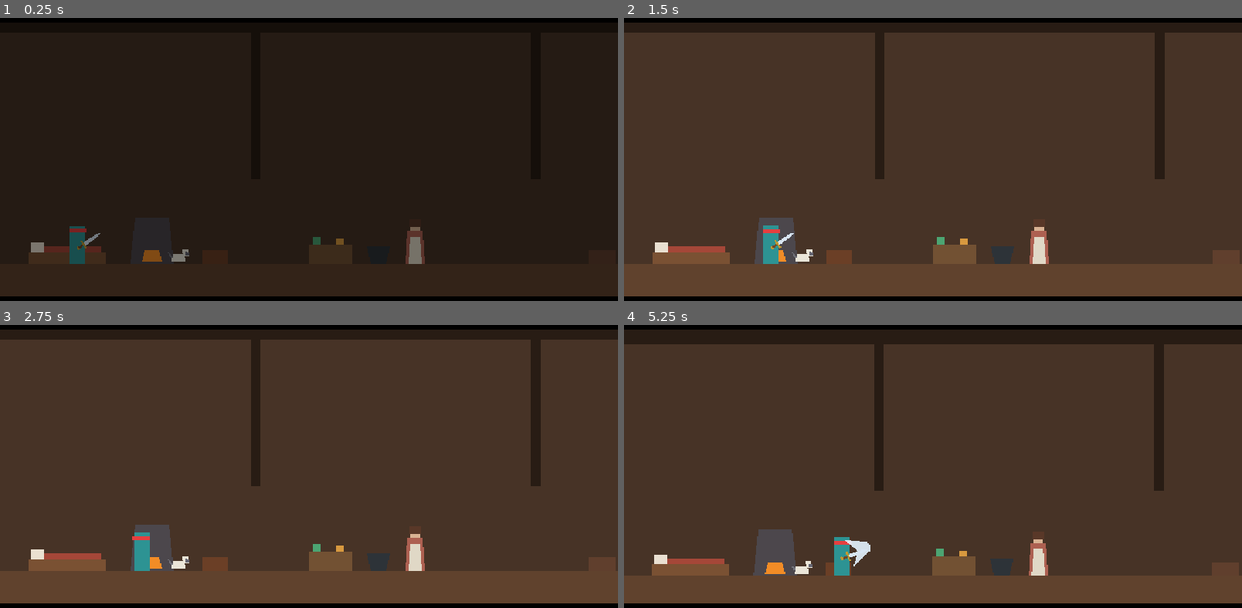
Above: before the commit, frames 1-4 (two rows, left to right).
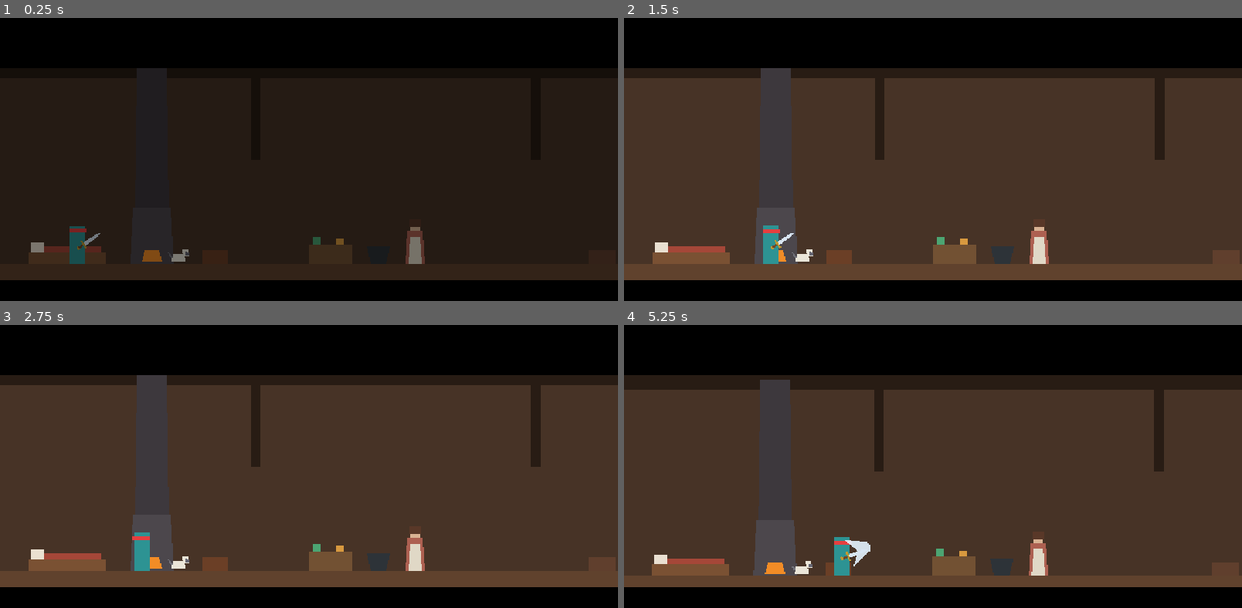
Above: after the commit, the same moments.

Repository: Theadrill/Godot-Roguelike-Prototype
Game: Godot game, scene res://src/world/hub/family_house.tscn
The game is run twice, just before and just after one commit, with the same random seed, the same clock (stepped at 60 frames per second) and the same inputs.
Inputs (mouse positions are in pixels of both pictures, inside the frame that each line leads up to):
- Up to frame 1 (0.25 s): no input
- Up to frame 2 (1.5 s): tap Enter (ui_accept) at 0.5 s; move the mouse to (1068, 142) at 0.52 s; press the mouse at (1068, 142) at 0.53 s; hold D (move_right) from 0.53 s (still down); tap Space (jump) at 0.77 s; move the mouse to (809, 176) at 1.27 s; release the mouse at (809, 176) at 1.28 s; right-click (809, 176) at 1.35 s
- Up to frame 3 (2.75 s): tap Space (jump) at 1.52 s; move the mouse to (370, 390) at 2.02 s; release D (move_right) at 2.03 s; hold A (move_left) from 2.03 s (still down); tap Q (heal) at 2.1 s
- Up to frame 4 (5.25 s): move the mouse to (902, 537) at 2.77 s; release A (move_left) at 2.78 s; hold D (move_right) 2.78-4.28 s; tap Keypad 2 (look_down) at 2.85 s; click (902, 537) at 2.92 s; tap Space (jump) at 3.02, 3.77, 4.52 s; move the mouse to (1118, 520) at 3.52 s; tap Keypad 4 (look_left) at 3.6 s; move the mouse to (747, 415) at 4.27 s; hold A (move_left) 4.28-5.03 s; tap Keypad 6 (look_right) at 4.35 s; move the mouse to (963, 466) at 5.02 s; hold D (move_right) from 5.03 s (still down); tap Keypad 8 (look_up) at 5.1 s; click (963, 466) at 5.17 s

The runs differ from the first frame. In frame 1, 18% of the frame differs, in the area x 0-100%, y 5-99%; in frame 2, 26%; in frame 3, 26%; in frame 4, 27%, in the area x 0-100%, y 1-99%.

Commit message:
feat(hub): rebaixa o teto da cabana e amplia barras pretas para enquadramento intimo

Diff:
--- a/src/world/hub/family_house.tscn
+++ b/src/world/hub/family_house.tscn
@@ -33,7 +33,7 @@
 shape = SubResource("RectangleShape2D_ground")
 
 [node name="Ceiling_Col" type="CollisionShape2D" parent="Environment"]
-position = Vector2(430, 24)
+position = Vector2(430, 60)
 shape = SubResource("RectangleShape2D_ceiling")
 
 [node name="WallLeft_Col" type="CollisionShape2D" parent="Environment"]
@@ -45,20 +45,20 @@
 shape = SubResource("RectangleShape2D_wall_right")
 
 [node name="WallHouseEnd_Col" type="CollisionShape2D" parent="Environment"]
-position = Vector2(860, 100)
+position = Vector2(860, 140)
 shape = SubResource("RectangleShape2D_wall_house_end")
 
 [node name="Background_House" type="Polygon2D" parent="."]
 color = Color(0.28, 0.20, 0.15, 1)
-polygon = PackedVector2Array(0, 48, 850, 48, 850, 288, 0, 288)
+polygon = PackedVector2Array(0, 85, 850, 85, 850, 288, 0, 288)
 
 [node name="Background_Yard" type="Polygon2D" parent="."]
 color = Color(0.07, 0.10, 0.11, 1)
-polygon = PackedVector2Array(850, 0, 1100, 0, 1100, 288, 850, 288)
+polygon = PackedVector2Array(850, 80, 1100, 80, 1100, 288, 850, 288)
 
 [node name="Beams_Visual" type="Polygon2D" parent="."]
 color = Color(0.16, 0.11, 0.08, 1)
-polygon = PackedVector2Array(0, 0, 860, 0, 860, 48, 850, 200, 840, 200, 840, 48, 560, 48, 560, 200, 550, 200, 550, 48, 270, 48, 270, 200, 260, 200, 260, 48, 0, 48)
+polygon = PackedVector2Array(0, 60, 860, 60, 860, 95, 850, 180, 840, 180, 840, 95, 560, 95, 560, 180, 550, 180, 550, 95, 270, 95, 270, 180, 260, 180, 260, 95, 0, 95)
 
 [node name="Floor_Visual_House" type="Polygon2D" parent="."]
 color = Color(0.38, 0.26, 0.18, 1)
@@ -82,9 +82,13 @@
 color = Color(0.92, 0.88, 0.82, 1)
 polygon = PackedVector2Array(32, 266, 46, 266, 46, 276, 32, 276)
 
+[node name="Hearth_Chimney" type="Polygon2D" parent="Props"]
+color = Color(0.24, 0.22, 0.24, 1)
+polygon = PackedVector2Array(142, 85, 173, 85, 175, 240, 140, 240)
+
 [node name="Hearth_Stone" type="Polygon2D" parent="Props"]
 color = Color(0.30, 0.28, 0.30, 1)
-polygon = PackedVector2Array(140, 240, 175, 240, 180, 288, 135, 288)
+polygon = PackedVector2Array(138, 230, 177, 230, 180, 288, 135, 288)
 
 [node name="Hearth_Fire" type="Polygon2D" parent="Props"]
 color = Color(0.95, 0.55, 0.15, 1)
@@ -304,7 +308,7 @@
 [node name="TopBar" type="ColorRect" parent="CinematicBars"]
 anchors_preset = 10
 anchor_right = 1.0
-offset_bottom = 38.0
+offset_bottom = 85.0
 grow_horizontal = 2
 color = Color(0, 0, 0, 1)
 
@@ -313,7 +317,7 @@
 anchor_top = 1.0
 anchor_right = 1.0
 anchor_bottom = 1.0
-offset_top = -38.0
+offset_top = -55.0
 grow_horizontal = 2
 grow_vertical = 0
 color = Color(0, 0, 0, 1)
